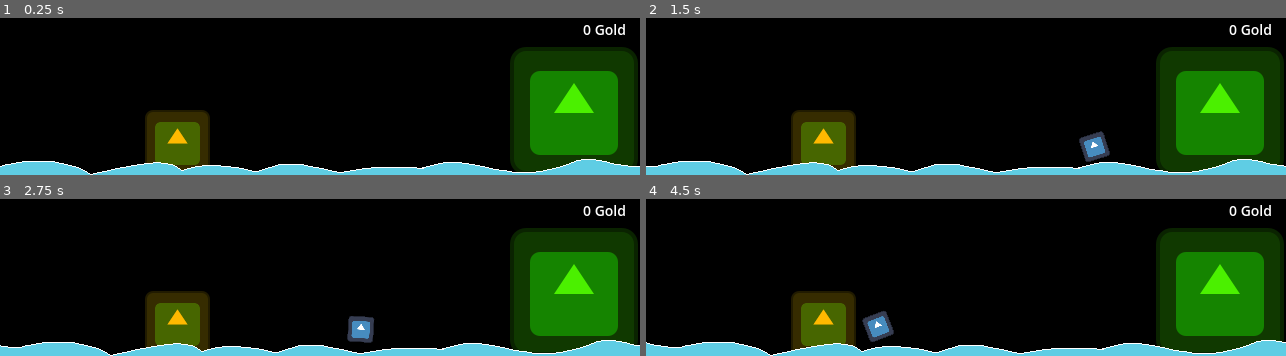
Above: before the commit, frames 1-4 (two rows, left to right).
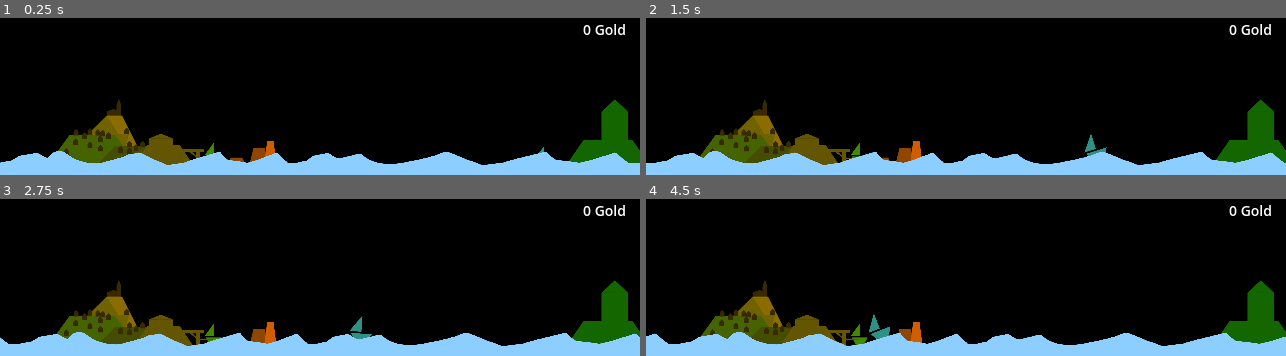
Above: after the commit, the same moments.

Repository: ProjectMage/ship-it
Game: Godot game, scene res://game.tscn
Same seed, same stepped clock (60 frames per second), same inputs: the game is played once before the commit and once after it. The engine's default icon, where the game draws it, is replaced by a stand-in: a white triangle on a blue panel in a dark square.
Inputs (mouse positions are in pixels of both pictures, inside the frame that each line leads up to):
- Up to frame 1 (0.25 s): no input
- Up to frame 2 (1.5 s): move the mouse to (outside the picture) at 0.52 s; press the mouse at (outside the picture) at 0.53 s; move the mouse to (outside the picture) at 1.27 s; release the mouse at (outside the picture) at 1.28 s; click (outside the picture) at 1.35 s
- Up to frame 3 (2.75 s): move the mouse to (outside the picture) at 2.02 s; press the mouse at (outside the picture) at 2.03 s
- Up to frame 4 (4.5 s): move the mouse to (934, 247) at 2.77 s; release the mouse at (934, 247) at 2.78 s; click (934, 247) at 2.85 s; move the mouse to (1158, 230) at 3.52 s; press the mouse at (1158, 230) at 3.53 s; move the mouse to (outside the picture) at 4.27 s; release the mouse at (outside the picture) at 4.28 s; click (outside the picture) at 4.35 s

The runs differ from the first frame. In frame 1, 31% of the frame differs, in the area x 0-100%, y 18-100%; in frame 2, 31%; in frame 3, 31%; in frame 4, 31%.

Commit message:
feat: added new textures + reordered sprite inside tree

Diff:
--- a/game.tscn
+++ b/game.tscn
@@ -1,8 +1,11 @@
-[gd_scene load_steps=8 format=3 uid="uid://v4n4s1q6aegb"]
+[gd_scene load_steps=11 format=3 uid="uid://v4n4s1q6aegb"]
 
 [ext_resource type="Texture2D" uid="uid://ctaktq0m7778j" path="res://icon.svg" id="1_80nbo"]
 [ext_resource type="Script" uid="uid://phl2nmy8mphy" path="res://game.gd" id="1_e2o6t"]
-[ext_resource type="Texture2D" uid="uid://dnysptvkod8l2" path="res://WaveWater_single.png" id="4_fc0e3"]
+[ext_resource type="Texture2D" uid="uid://7fq4e264nsop" path="res://ship.png" id="2_ryrav"]
+[ext_resource type="Texture2D" uid="uid://c6kiyhgc7mrlw" path="res://island_other.png" id="3_fc0e3"]
+[ext_resource type="Texture2D" uid="uid://dsa8ljl782268" path="res://water_wave_2.png" id="3_feb5d"]
+[ext_resource type="Texture2D" uid="uid://xhxoun7quroo" path="res://island_home.png" id="4_eow3j"]
 
 [sub_resource type="Curve2D" id="Curve2D_e2o6t"]
 _data = {
@@ -14,7 +17,7 @@
 radius = 80.14195
 
 [sub_resource type="CircleShape2D" id="CircleShape2D_feb5d"]
-radius = 73.82411
+radius = 44.181442
 
 [sub_resource type="SystemFont" id="SystemFont_e2o6t"]
 font_names = PackedStringArray("Ink Free")
@@ -100,28 +103,33 @@
 position = Vector2(-15.772697, 10.208902)
 rotation = 3.0069947
 scale = Vector2(0.20312503, 0.20312503)
-texture = ExtResource("1_80nbo")
+texture = ExtResource("2_ryrav")
 
 [node name="Area2D" type="Area2D" parent="PathToGold/PathFollow2D/Ship"]
 
 [node name="CollisionShape2D" type="CollisionShape2D" parent="PathToGold/PathFollow2D/Ship/Area2D"]
 shape = SubResource("CircleShape2D_e2o6t")
 
-[node name="Island" type="Sprite2D" parent="."]
+[node name="Island" type="Node2D" parent="."]
+
+[node name="IslandSprite" type="Sprite2D" parent="Island"]
 self_modulate = Color(0.29411766, 0.9411765, 0, 1)
+position = Vector2(608, 322)
+scale = Vector2(0.32333353, 0.3400901)
+texture = ExtResource("3_fc0e3")
+
+[node name="IslandEnterArea" type="Area2D" parent="Island"]
 position = Vector2(574, 296)
-texture = ExtResource("1_80nbo")
-
-[node name="Area2D" type="Area2D" parent="Island"]
-
-[node name="CollisionShape2D" type="CollisionShape2D" parent="Island/Area2D"]
+
+[node name="IslandCollision2D" type="CollisionShape2D" parent="Island/IslandEnterArea"]
+position = Vector2(31, 28)
 shape = SubResource("CircleShape2D_feb5d")
 
 [node name="Label" type="Label" parent="Island"]
-offset_left = -7.0
-offset_top = -91.0
-offset_right = 52.0
-offset_bottom = -68.0
+offset_left = 567.0
+offset_top = 205.0
+offset_right = 626.0
+offset_bottom = 228.0
 theme_override_fonts/font = SubResource("SystemFont_e2o6t")
 theme_override_font_sizes/font_size = 14
 text = "0 Gold"
@@ -129,9 +137,9 @@
 
 [node name="Gold" type="Sprite2D" parent="."]
 modulate = Color(1, 0.7254902, 0, 1)
-position = Vector2(177.5, 327.5)
-scale = Vector2(0.5078125, 0.5078125)
-texture = ExtResource("1_80nbo")
+position = Vector2(162.00002, 320)
+scale = Vector2(0.257736, 0.25773597)
+texture = ExtResource("4_eow3j")
 
 [node name="ViewPortFrame" type="Node2D" parent="."]
 visible = false
@@ -184,12 +192,13 @@
 
 [node name="WaveWaterSingle" type="Sprite2D" parent="BackgroundWaves"]
 texture_filter = 1
-position = Vector2(320, 350)
-texture = ExtResource("4_fc0e3")
+position = Vector2(367.00003, 349.00003)
+scale = Vector2(0.16729164, 0.21907581)
+texture = ExtResource("3_feb5d")
 
 [connection signal="toggled" from="CanvasLayer/MarginContainer/VBoxContainer/HBoxContainerTransparent/CheckButton" to="." method="_on_transparent_button_toggled"]
 [connection signal="toggled" from="CanvasLayer/MarginContainer/VBoxContainer/HBoxContainerBorder/CheckButton" to="." method="_on_border_button_toggled"]
 [connection signal="toggled" from="CanvasLayer/MarginContainer/VBoxContainer/HBoxContainerBorder2/CheckButton" to="." method="_on_always_on_top_button_toggled"]
 [connection signal="toggled" from="CanvasLayer/MarginContainer/VBoxContainer/HBoxContainerBorder3/CheckButton" to="." method="_on_no_focus_button_toggled"]
-[connection signal="area_entered" from="Island/Area2D" to="." method="_on_island_area_entered"]
+[connection signal="area_entered" from="Island/IslandEnterArea" to="." method="_on_island_area_entered"]
 [connection signal="id_pressed" from="StatusIndicator/PopupMenu" to="." method="_on_popup_menu_id_pressed"]
Binary file added: island_home.png
Not shown, added: island_home.png.import
Binary file added: island_other.png
Not shown, added: island_other.png.import
Binary file added: ship.png
Not shown, added: ship.png.import
Binary file added: water_wave_2.png
Not shown, added: water_wave_2.png.import
